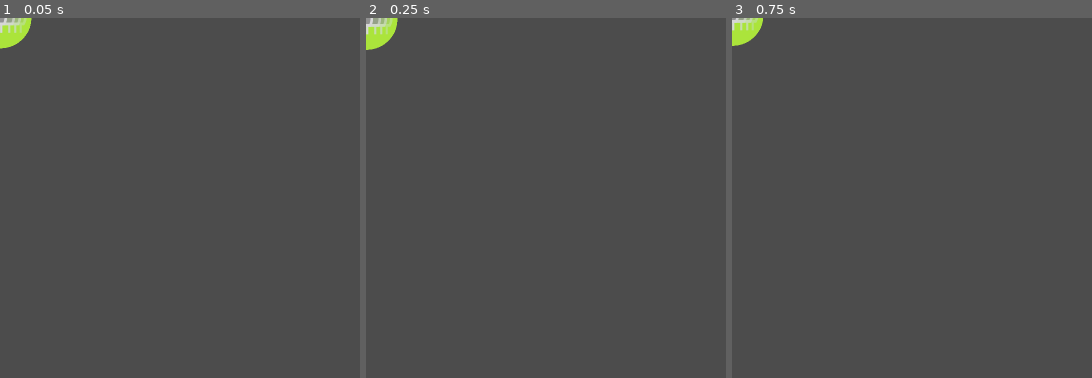
Above: before the commit, frames 1-3 (left to right).
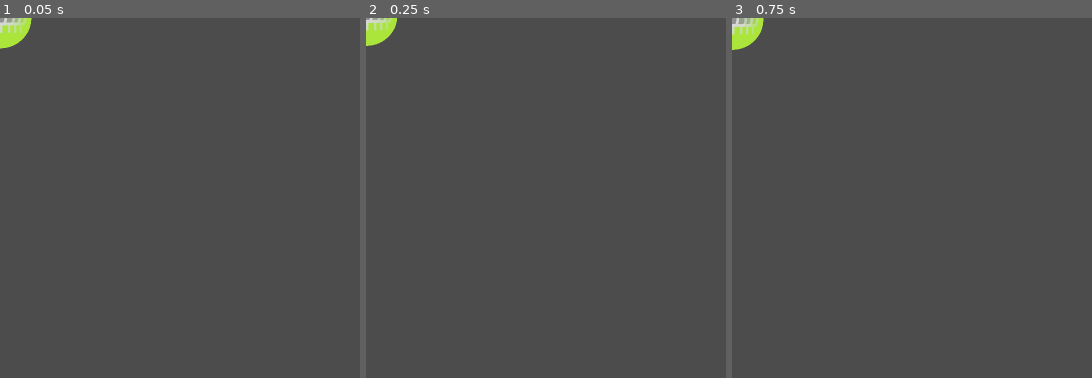
Above: after the commit, the same moments.

Repository: frcroth/hpi_gamejam2020_2colors
Game: Godot game, scene res://Scenes/Entities/Items.tscn
Two runs of this game, one before a commit and one after it. Both use one fixed random seed, a clock stepped at 60 frames per second and the inputs below. This scene is started directly instead of the project's main scene.
Inputs:
- Up to frame 1 (0.05 s): no input
- Up to frame 2 (0.25 s): no input
- Up to frame 3 (0.75 s): tap Enter at 0.5 s; hold Right (ui_right) from 0.53 s (still down)
The pictures show only the part of the screen within x 0-50%, y 0-50%; the shares and areas given below are measured in that part.

Frame 1 is identical in both runs. In frame 2, 0.3% of the frame differs, in the area x 0-9%, y 0-9%; in frame 3, 0.3%.

Commit message:
Added logo, added particles on item pickup

Diff:
--- a/Scenes/Entities/Items.gd
+++ b/Scenes/Entities/Items.gd
@@ -10,6 +10,7 @@
 
 
 func pickup(body):
+	$Particles2D.emitting = true
 	body.get_parent().speedup(5)
 	body.get_parent().pickup()
 	queue_free()
--- a/Scenes/Entities/Items.tscn
+++ b/Scenes/Entities/Items.tscn
@@ -1,10 +1,26 @@
-[gd_scene load_steps=4 format=2]
+[gd_scene load_steps=5 format=2]
 
 [ext_resource path="res://Scenes/Entities/Items.gd" type="Script" id=1]
 [ext_resource path="res://Assets/Graphics/Items/speedup/new_spriteframes.tres" type="SpriteFrames" id=2]
 
 [sub_resource type="CircleShape2D" id=1]
 radius = 48.0
+
+[sub_resource type="ParticlesMaterial" id=2]
+emission_shape = 1
+emission_sphere_radius = 34.84
+flag_disable_z = true
+spread = 180.0
+gravity = Vector3( 0, 0, 0 )
+initial_velocity = 34.48
+angular_velocity = -116.86
+angular_velocity_random = 0.06
+orbit_velocity = 0.0
+orbit_velocity_random = 0.0
+linear_accel = -6.9
+angle_random = 1.0
+scale_random = 0.03
+color = Color( 0.443137, 0.956863, 0.188235, 1 )
 
 [node name="Item" type="Node2D"]
 script = ExtResource( 1 )
@@ -17,5 +33,11 @@
 
 [node name="ItemSprite" type="AnimatedSprite" parent="Area2D"]
 frames = ExtResource( 2 )
-frame = 3
+frame = 1
 playing = true
+
+[node name="Particles2D" type="Particles2D" parent="."]
+emitting = false
+amount = 80
+one_shot = true
+process_material = SubResource( 2 )
--- a/project.godot
+++ b/project.godot
@@ -17,6 +17,9 @@
 
 config/name="HPIGameJam2020_2Colors"
 run/main_scene="res://Scenes/UI/MainMenu.tscn"
+boot_splash/image="res://Assets/Graphics/hpi.png"
+boot_splash/fullsize=false
+boot_splash/bg_color=Color( 1, 1, 1, 1 )
 config/icon="res://icon.png"
 
 [autoload]
Binary file added: Assets/Graphics/hpi.png
Not shown, added: Assets/Graphics/hpi.png.import
